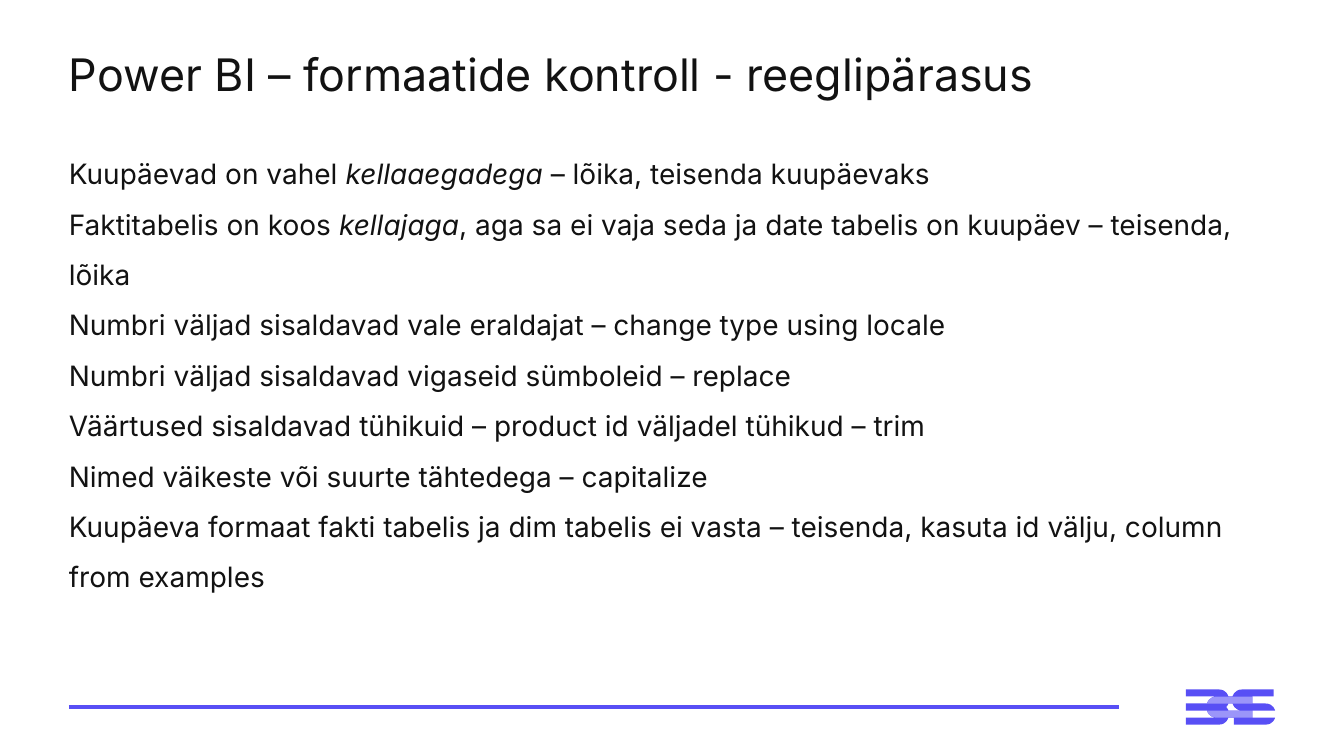
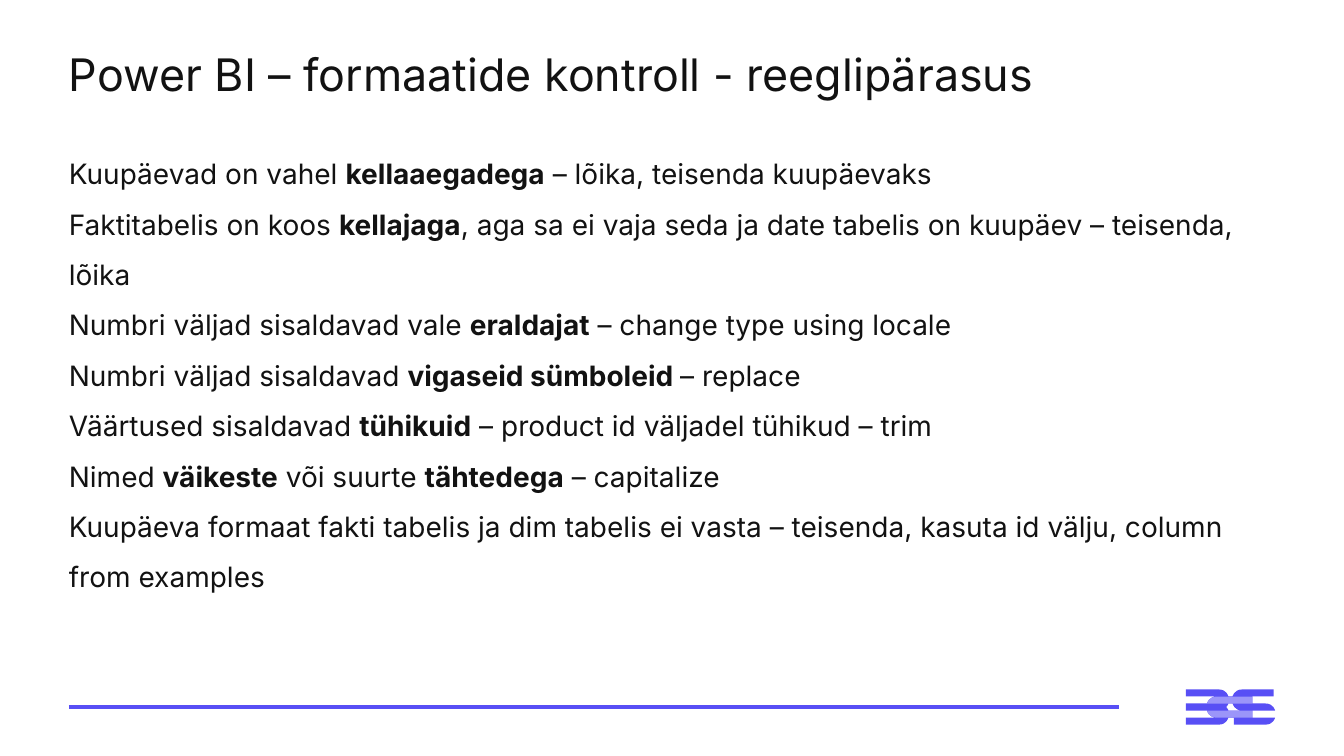
Before and after one commit to emilieabel/andmetarkus, a slide deck: slide 19 of Materjalid/Day2 Andmete elutsükkel Power BI/2-paev-andmetarkus-esitlus.pptx (slide 17 before the commit). Drawn at 1344x756 pixels with LibreOffice and Linux fonts; fonts in the diff are those of the drawing. Boxes give left, top, right and bottom in pixels: in the first picture for what was removed or moved away, otherwise in the second. Text is boxed around its words. In the diff, an @@ line names an element or a change of style, - is before the commit and + after.

```diff
--- a/Materjalid/Day2 Andmete elutsükkel Power BI/2-paev-andmetarkus-esitlus.pptx
+++ b/Materjalid/Day2 Andmete elutsükkel Power BI/2-paev-andmetarkus-esitlus.pptx
@@ text at [69, 163, 1233, 493]: bold on in "kellaaegadega", "kellajaga,", "eraldajat", "vigaseid sümboleid" and 2 more places; italic off in "kellaaegadega", "kellajaga," @@
```
Also in this commit, not shown: 5 other slides changed, 5 slides added, 2 slides removed, 2 other files.
